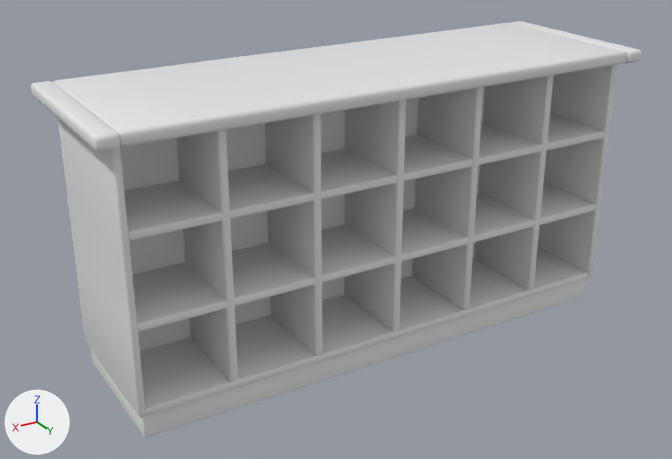
Two versions of the glTF model assets/models/furniture/counter_country.glb, one commit apart.
Both versions are drawn from a camera (50 mm lens) standing at (1.64, 2.58, 1.72) and looking at (0.08, -0.03, 0.42). The axes (+X, +Y, +Z) are drawn at lower left. The lights are the same throughout. The first picture is the older version. Vertices at exactly the same position are counted once.

Names of what the first picture shows: 'paint', 'paint_dark', 'wood'.
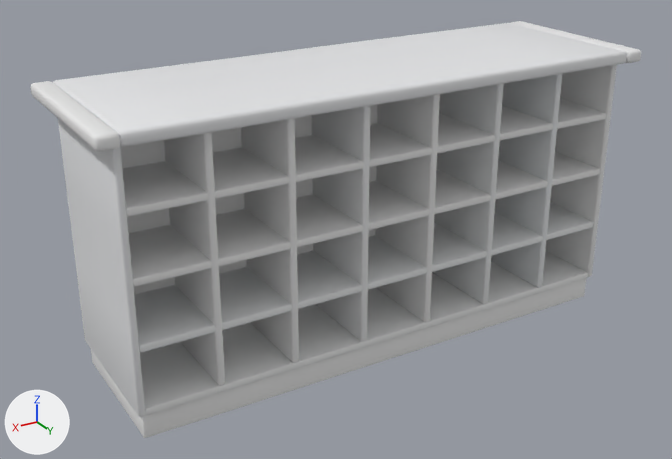
Pixel boxes (x1, y1, x2, y2) of what changed, in the pictures (672 x 459 px; the box of a moved part takes in the faces that stretch with it):
part 1 of me_korpus_001, moved or reshaped: before (475, 75, 554, 290); after (491, 74, 562, 287)
part 2 of me_korpus_001, moved or reshaped: before (412, 87, 483, 310); after (432, 83, 504, 304)
part 3 of me_korpus_001, moved or reshaped: before (344, 100, 406, 332); after (375, 94, 440, 322)
part 4 of me_korpus_001, moved or reshaped: before (265, 114, 322, 355); after (312, 106, 370, 341)
part 5 of me_korpus_001, moved or reshaped: before (177, 130, 238, 381); after (241, 118, 299, 363)
part 6 of me_korpus_001, added: after (164, 132, 225, 385)
part 7 of me_korpus_001, added: after (134, 203, 593, 352)
part 8 of me_korpus_001, added: after (129, 152, 600, 286)
part 9 of me_korpus_001, added: after (122, 99, 606, 216)
part 10 of me_korpus_001, reshaped (mostly hidden afterwards): before (58, 74, 604, 415); after (145, 276, 588, 415)

The change, as a diff of the scene's bpy script:
```diff
--- a/assets/models/furniture/counter_country.glb.py
+++ b/assets/models/furniture/counter_country.glb.py
@@ me_korpus_001 @@
 # used by ob_paint; location = (0.0, 0.0, 0.0)
-me_korpus_001.from_pydata(...)  # 2461 vertices, 4758 faces; spans x -0.95..0.94, y -0.31..0.25, z 0.09..0.96
+me_korpus_001.from_pydata(...)  # 2658 vertices, 5144 faces; spans x -0.95..0.94, y -0.31..0.25, z 0.09..0.96
+# me_korpus_001 part 1: the loose piece of 80 vertices spanning x -0.63..-0.61, y -0.08..0.25, z 0.11..0.96 is moved by (-0.04, 0.0, 0.0)
+# me_korpus_001 part 2: the loose piece of 80 vertices spanning x -0.32..-0.3, y -0.08..0.25, z 0.11..0.96 is moved by (-0.09, 0.0, 0.0)
+# me_korpus_001 part 3: the loose piece of 80 vertices spanning x -0.01..0.01, y -0.08..0.25, z 0.11..0.96 is moved by (-0.13, 0.0, 0.0)
+# me_korpus_001 part 4: the loose piece of 80 vertices spanning x 0.3..0.32, y -0.08..0.25, z 0.11..0.96 is moved by (-0.18, 0.0, 0.0)
+# me_korpus_001 part 5: the loose piece of 80 vertices spanning x 0.6..0.63, y -0.08..0.25, z 0.11..0.96 is moved by (-0.22, 0.0, 0.0)
+# me_korpus_001 part 6: the loose piece of 80 vertices spanning x 0.6..0.63, y -0.08..0.25, z 0.11..0.96 is copied, and the copy is moved by (0.04, 0.0, 0.0); it spans x 0.65..0.68, y -0.08..0.25, z 0.11..0.96
+# me_korpus_001 part 7: the loose piece of 116 vertices spanning x -0.92..0.92, y -0.08..0.25, z 0.38..0.4 is copied, and the copy is moved by (0.0, 0.0, -0.07); it spans x -0.92..0.92, y -0.08..0.25, z 0.3..0.33
+# me_korpus_001 part 8: the loose piece of 116 vertices spanning x -0.92..0.92, y -0.08..0.25, z 0.67..0.69 is copied, and the copy is moved by (0.0, 0.0, -0.14); it spans x -0.92..0.92, y -0.08..0.25, z 0.52..0.55
+# me_korpus_001 part 9: the loose piece of 116 vertices spanning x -0.92..0.92, y -0.08..0.25, z 0.67..0.69 is copied, and the copy is moved by (0.0, 0.0, 0.07); it spans x -0.92..0.92, y -0.08..0.25, z 0.74..0.76
+# me_korpus_001 part 10: 11 vertices moved within x -0.92..0.36, y -0.3..-0.27, z 0.15..0.95; 326 vertices removed from x -0.94..0.94, y -0.3..0.25, z 0.09..0.96; 95 vertices added at x -0.94..0.94, y -0.3..0.25, z 0.09..0.95
 me_korpus_001.materials.append(mat_paint)
```
